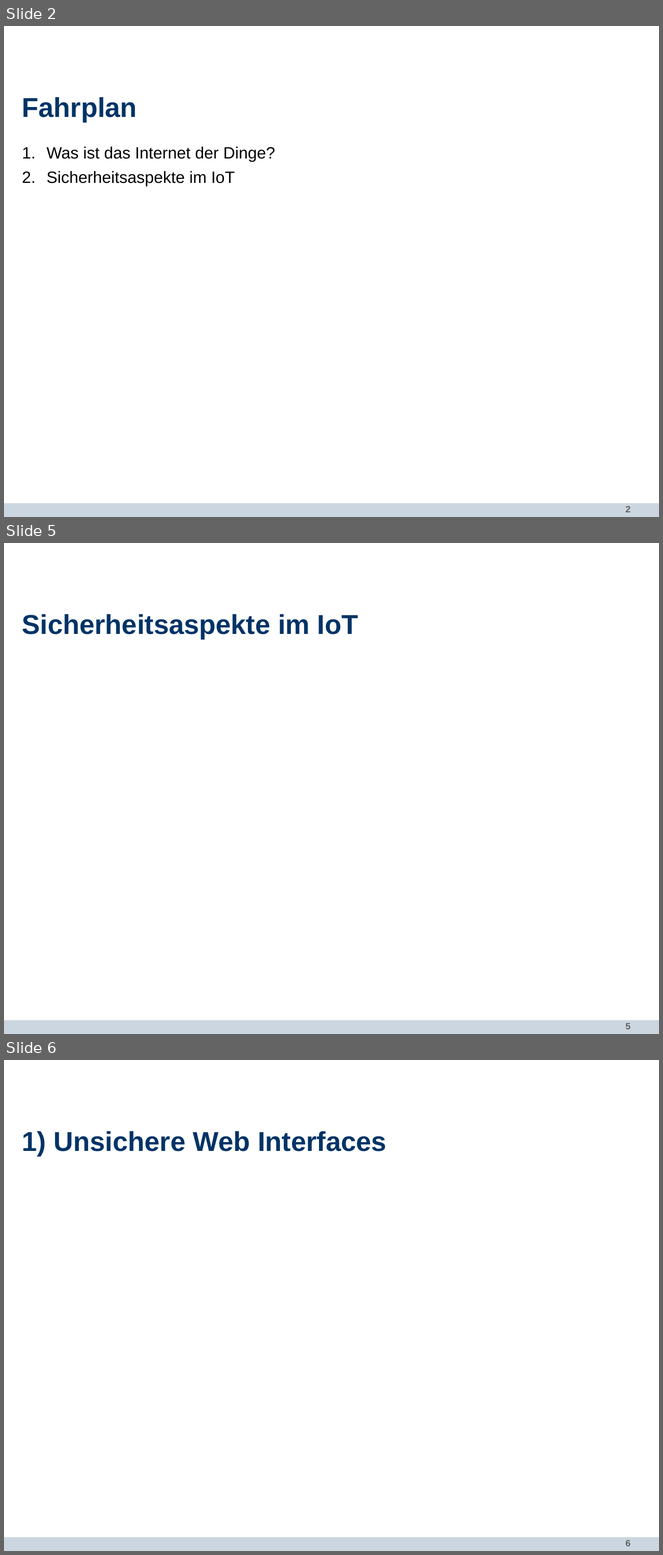
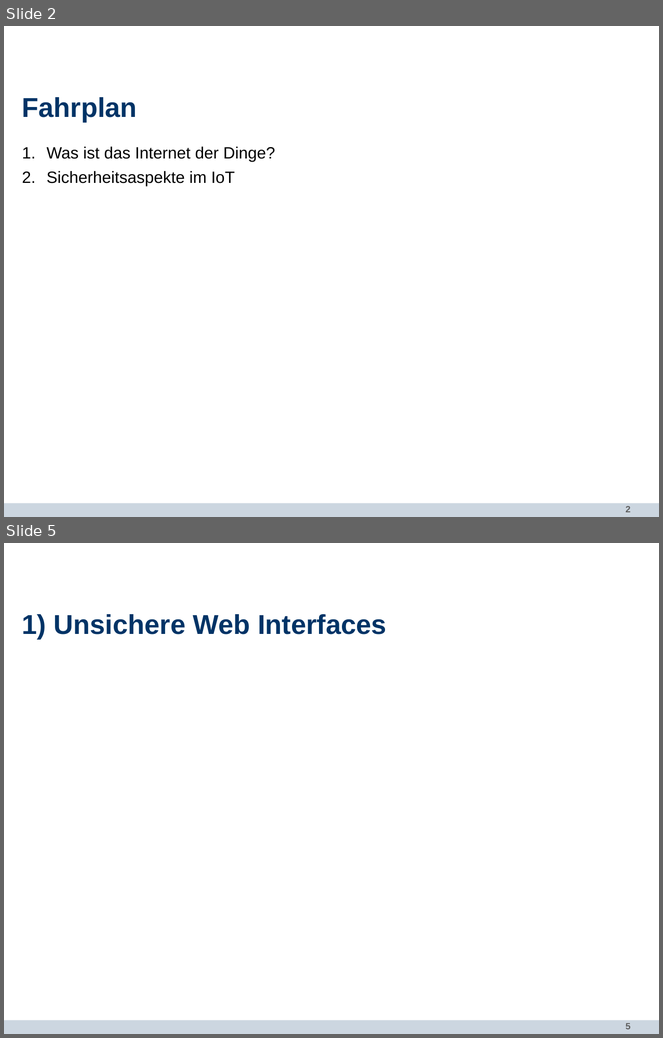
Before and after one commit to bennySwiers/Ausarbeitung-Seminar-TI, a slide deck: SEMINAR-IT-SICHERHEIT/Präsi/Praesentation_Voskobojnikov_Swiers.pptx. Shown one above the other, each under a label of ours: slides 2, 5 and 6 before the commit, slides 2 and 5 after it; the slides between them are not shown. The pictures are 663x1555 and 663x1038 pixels, drawn with LibreOffice and Linux fonts; fonts in the diff are those of the drawing; background and template pictures are left out. Boxes give left, top, right and bottom in pixels: in the first picture for what was removed or moved away, otherwise in the second. Text is boxed around its words. In the diff, an @@ line names an element or a change of style, - is before the commit and + after.

```diff
--- a/SEMINAR-IT-SICHERHEIT/Präsi/Praesentation_Voskobojnikov_Swiers.pptx
+++ b/SEMINAR-IT-SICHERHEIT/Präsi/Praesentation_Voskobojnikov_Swiers.pptx
@@ slide 5 removed at (x1=4, y1=543, x2=659, y2=1034), background #FFFFFF; not listed: 2 template elements that a slide beside it also shows @@
@@ title removed at (x1=22, y1=614, x2=359, y2=640) @@
-Sicherheitsaspekte im IoT
@@ what was slide 6 is now slide 5 @@
```
Also in this commit, not shown: 3 slides changed, 2 slides added, 2 other slides removed, 3 other files.
